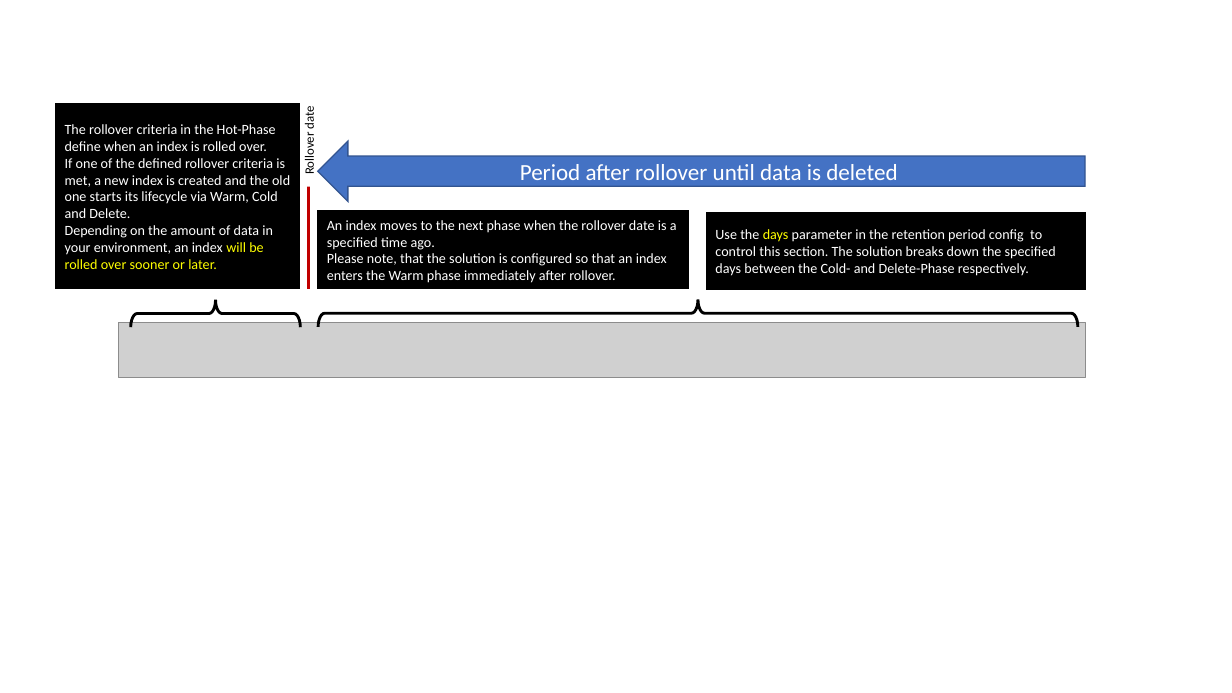
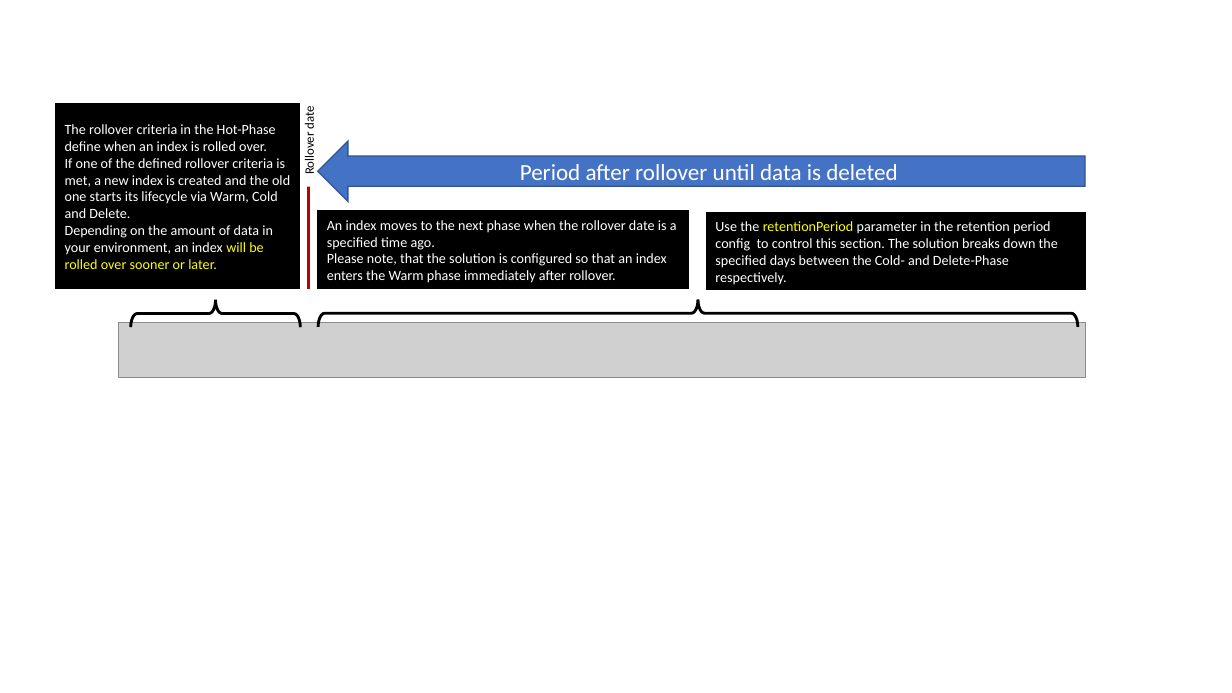
Before and after one commit to Axway-API-Management-Plus/apigateway-openlogging-elk, a slide deck: slide 4 of imgs/overview.pptx. Drawn at 1232x693 pixels with LibreOffice and Linux fonts; fonts in the diff are those of the drawing; grey boxes stand for pictures. Boxes give left, top, right and bottom in pixels: in the first picture for what was removed or moved away, otherwise in the second. Text is boxed around its words. In the diff, an @@ line names an element or a change of style, - is before the commit and + after.

```diff
--- a/imgs/overview.pptx
+++ b/imgs/overview.pptx
@@ text in rectangle at box(715, 221, 1058, 285): text changed @@
-Use the days parameter in the retention period config to control this section. The solution breaks down the specified days between the Cold- and Delete-Phase respectively.
+Use the retentionPeriod parameter in the retention period config to control this section. The solution breaks down the specified days between the Cold- and Delete-Phase respectively.
```
Also in this commit, not shown: 1 other file.
